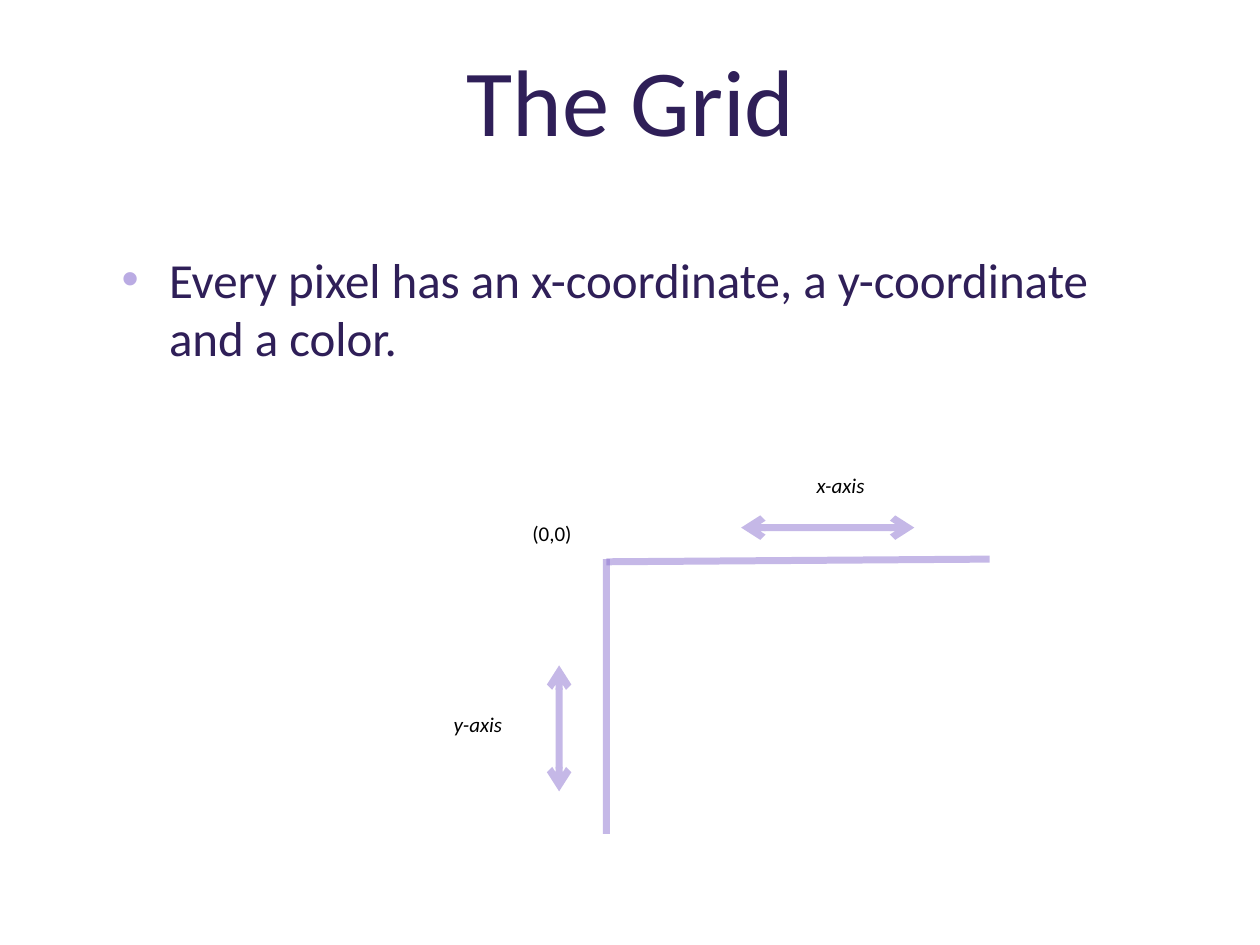
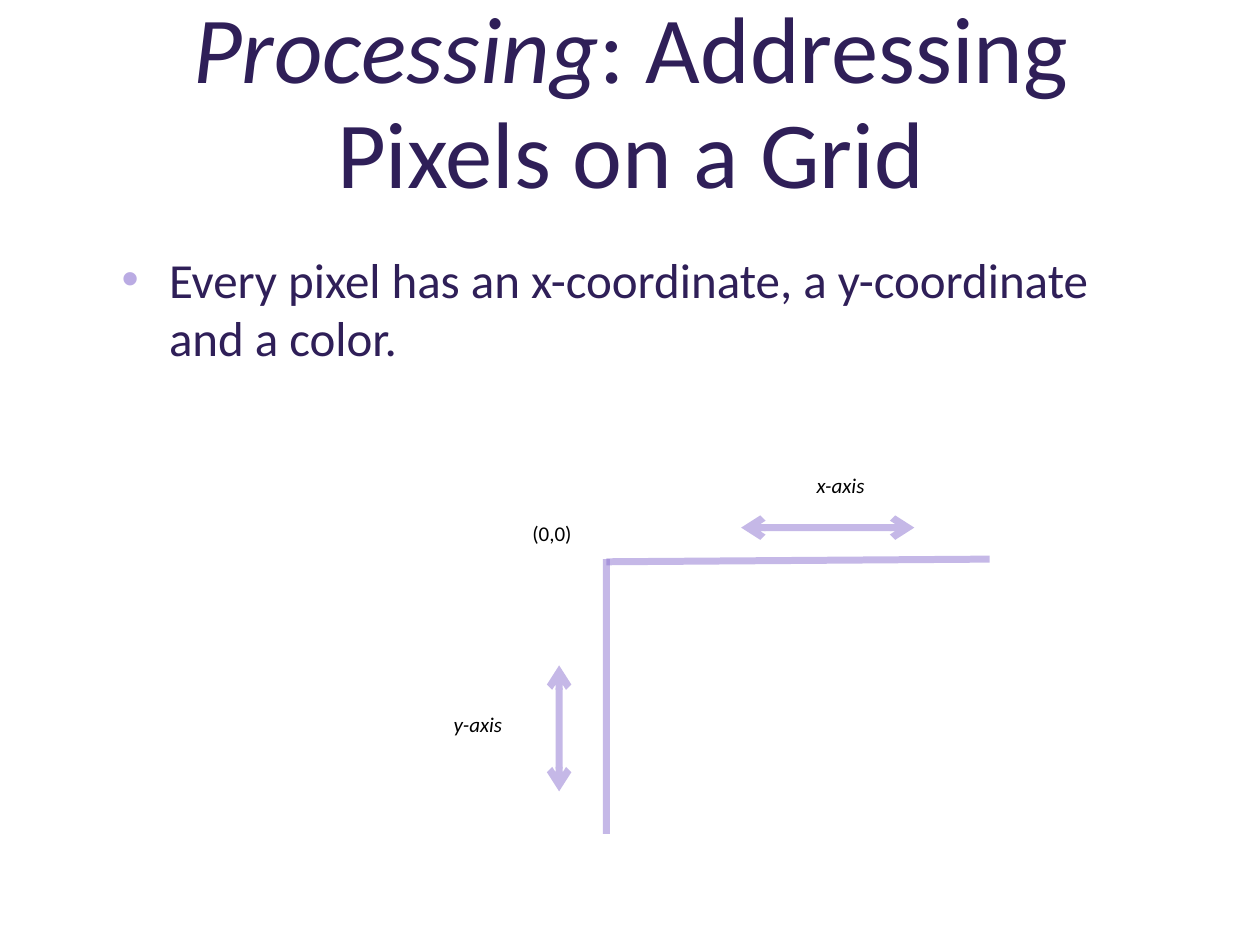
Before and after one commit to deenaengel/TF3_ProcessingSlides, a slide deck: slide 6 of Processing_Presentation_TF3_DE_notes.pptx (slide 5 before the commit). Drawn at 1260x945 pixels with LibreOffice and Linux fonts; fonts in the diff are those of the drawing; background and template pictures are left out. Boxes give left, top, right and bottom in pixels: in the first picture for what was removed or moved away, otherwise in the second. Text is boxed around its words. In the diff, an @@ line names an element or a change of style, - is before the commit and + after.

```diff
--- a/Processing_Presentation_TF3_DE_notes.pptx
+++ b/Processing_Presentation_TF3_DE_notes.pptx
@@ title at <box>193,17,1068,189</box>: text changed @@
-The Grid
+Processing: Addressing Pixels on a Grid
```
Also in this commit, not shown: 15 other slides changed, 1 slide added.
